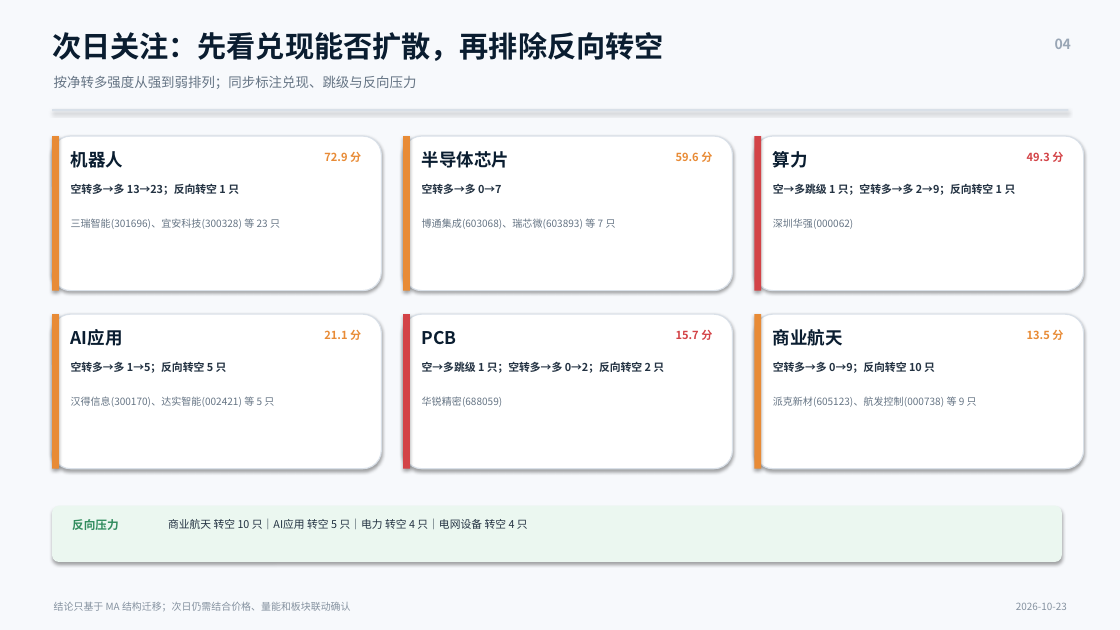
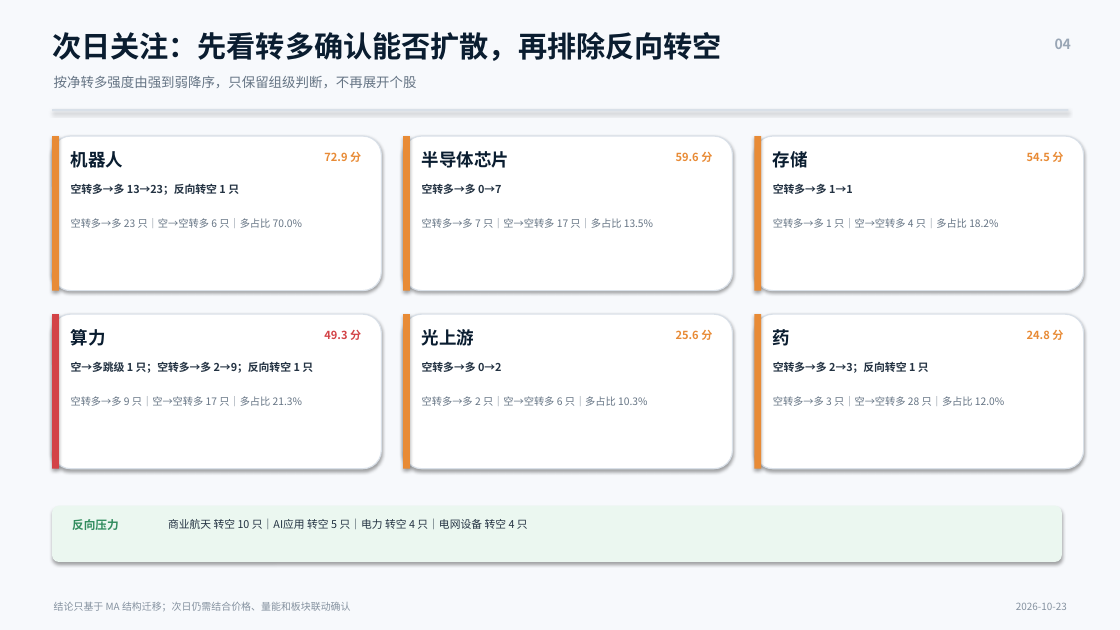
Before and after one commit to nancybhc/a-share-blast-lab, a slide deck: slide 4 of assets/多空阶段简报_2026-10-23.pptx. Drawn at 1120x630 pixels with LibreOffice and Linux fonts; fonts in the diff are those of the drawing. Boxes give left, top, right and bottom in pixels: in the first picture for what was removed or moved away, otherwise in the second. Text is boxed around its words. In the diff, an @@ line names an element or a change of style, - is before the commit and + after.

```diff
--- a/assets/多空阶段简报_2026-10-23.pptx
+++ b/assets/多空阶段简报_2026-10-23.pptx
@@ text at bbox=[52, 32, 722, 61]: text changed @@
-次日关注：先看兑现能否扩散，再排除反向转空
+次日关注：先看转多确认能否扩散，再排除反向转空
@@ text at bbox=[54, 76, 417, 88]: text changed @@
-按净转多强度从强到弱排列；同步标注兑现、跳级与反向压力
+按净转多强度由强到弱降序，只保留组级判断，不再展开个股
@@ rectangle at bbox=[755, 136, 761, 291]: fill #D34347 to #E88B36 @@
@@ text added at bbox=[773, 151, 808, 168], 15 pt, text #0A1D30, bold @@
+存储
@@ text added at bbox=[1027, 152, 1063, 162], 9.5 pt, text #E88B36, bold @@
+54.5 分
@@ text at bbox=[773, 184, 853, 194]: text changed @@
-空→多跳级 1 只；空转多→多 2→9；反向转空 1 只
+空转多→多 1→1
@@ text at bbox=[71, 218, 302, 228]: text changed; size 8.6 to 8.8 pt @@
-三瑞智能(301696)、宜安科技(300328) 等 23 只
+空转多→多 23 只｜空→空转多 6 只｜多占比 70.0%
@@ text at bbox=[422, 218, 653, 228]: text changed; size 8.6 to 8.8 pt @@
-博通集成(603068)、瑞芯微(603893) 等 7 只
+空转多→多 7 只｜空→空转多 17 只｜多占比 13.5%
@@ text at bbox=[773, 218, 998, 228]: text changed; size 8.6 to 8.8 pt @@
-深圳华强(000062)
+空转多→多 1 只｜空→空转多 4 只｜多占比 18.2%
@@ rectangle at bbox=[52, 314, 59, 469]: fill #E88B36 to #D34347 @@
@@ text "算力": place and size @@
-text "算力" at bbox=[773, 151, 808, 168]
+text "算力" at bbox=[71, 329, 106, 346]
@@ text removed at bbox=[71, 329, 123, 346] @@
-AI应用
@@ text "49.3 分": place and size @@
-text "49.3 分" at bbox=[1027, 152, 1063, 162]
+text "49.3 分" at bbox=[324, 330, 361, 340]
@@ rectangle at bbox=[403, 314, 410, 469]: fill #D34347 to #E88B36 @@
@@ text at bbox=[422, 329, 474, 346]: text changed @@
-PCB
+光上游
@@ text at bbox=[773, 329, 790, 346]: text changed @@
-商业航天
+药
@@ text removed at bbox=[324, 330, 361, 340] @@
-21.1 分
@@ text at bbox=[676, 330, 712, 340]: text changed; text colour #D34347 to #E88B36 @@
-15.7 分
+25.6 分
@@ text at bbox=[1027, 330, 1063, 340]: text changed @@
-13.5 分
+24.8 分
@@ text at bbox=[71, 361, 313, 373]: text changed @@
-空转多→多 1→5；反向转空 5 只
+空→多跳级 1 只；空转多→多 2→9；反向转空 1 只
@@ text at bbox=[422, 362, 502, 372]: text changed @@
-空→多跳级 1 只；空转多→多 0→2；反向转空 2 只
+空转多→多 0→2
@@ text at bbox=[773, 362, 929, 373]: text changed @@
-空转多→多 0→9；反向转空 10 只
+空转多→多 2→3；反向转空 1 只
@@ text at bbox=[71, 396, 302, 406]: text changed; size 8.6 to 8.8 pt @@
-汉得信息(300170)、达实智能(002421) 等 5 只
+空转多→多 9 只｜空→空转多 17 只｜多占比 21.3%
@@ text at bbox=[422, 396, 647, 406]: text changed; size 8.6 to 8.8 pt @@
-华锐精密(688059)
+空转多→多 2 只｜空→空转多 6 只｜多占比 10.3%
@@ text at bbox=[773, 396, 1004, 406]: text changed; size 8.6 to 8.8 pt @@
-派克新材(605123)、航发控制(000738) 等 9 只
+空转多→多 3 只｜空→空转多 28 只｜多占比 12.0%
```
Also in this commit, not shown: 3 other slides changed, 12 other files.
